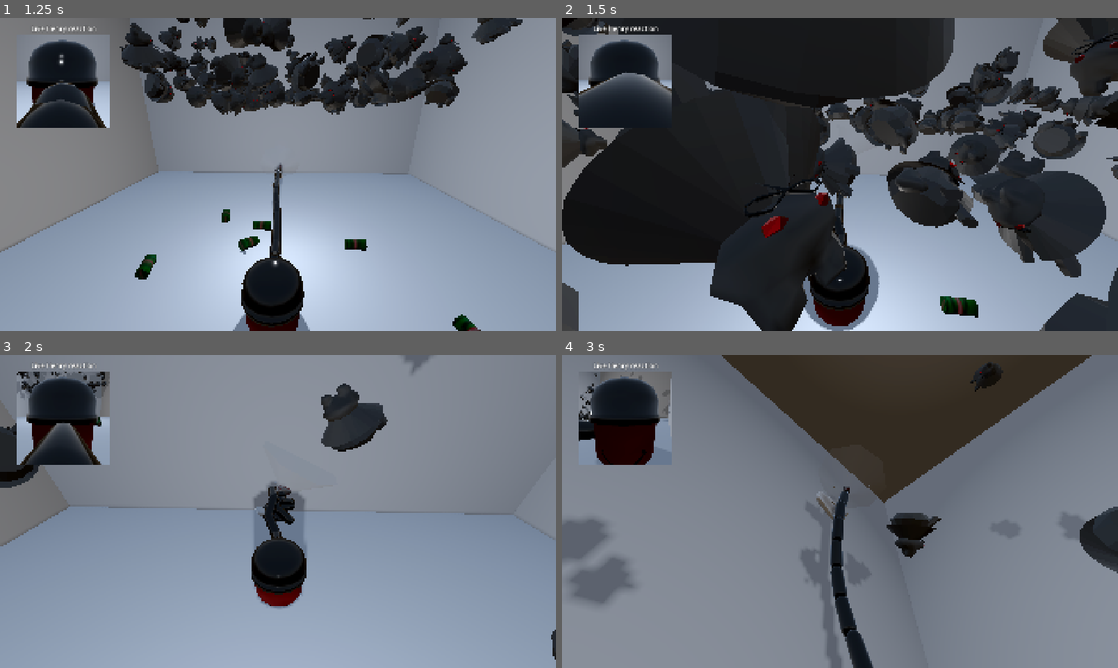
Above: before the commit, frames 1-4 (two rows, left to right).
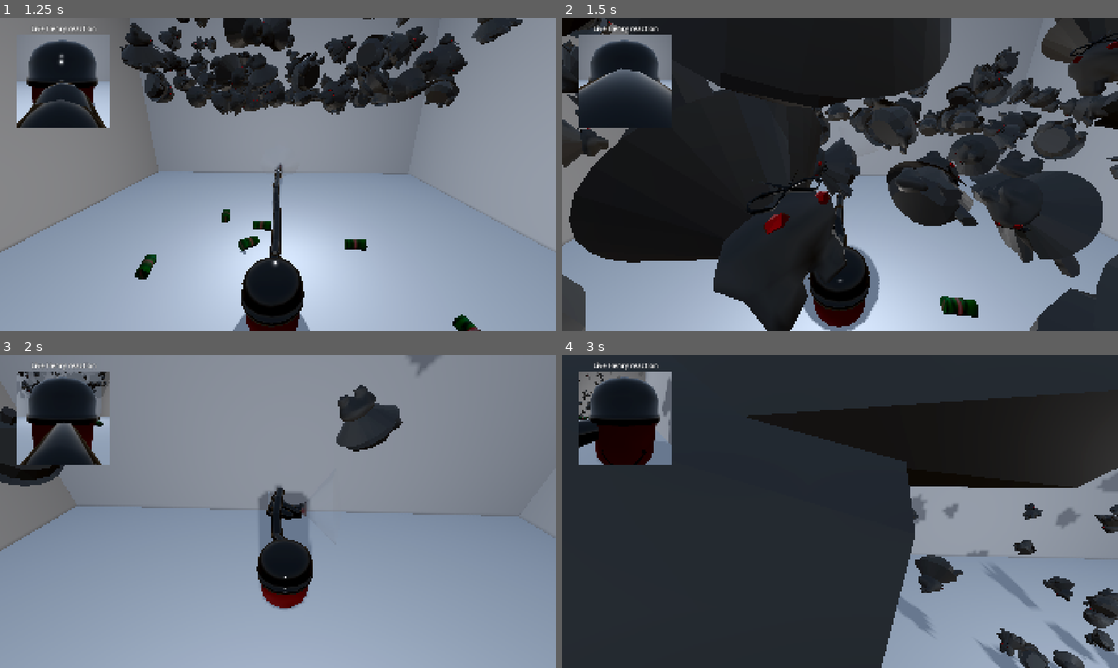
Above: after the commit, the same moments.

Repository: AleksGameJam/game-jam-2026
Game: Godot game, scene res://enemies/RoomWithEnemies.tscn
The game is run twice, just before and just after one commit, with the same random seed, the same clock (stepped at 60 frames per second) and the same inputs. This scene is started directly instead of the project's main scene. Sound files missing from this copy of the repository are replaced by a short silence.
Inputs:
- Up to frame 1 (1.25 s): hold E (rotate_right) from 0.53 s (still down); hold Space (turbo_mode) from 0.53 s (still down)
- Up to frame 2 (1.5 s): release E (rotate_right) at 1.28 s; release Space (turbo_mode) at 1.28 s; hold Down (ui_down) from 1.28 s (still down); tap Space (turbo_mode) at 1.35 s
- Up to frame 3 (2 s): keep holding Down (ui_down)
- Up to frame 4 (3 s): release Down (ui_down) at 2.03 s; hold E (rotate_right) 2.03-2.78 s; hold Space (turbo_mode) 2.03-2.78 s; hold Up (ui_up) from 2.78 s (still down); tap Space (turbo_mode) at 2.85 s

Frame 1 is identical in both runs. In frame 2, 4.5% of the frame differs, in the area x 0-100%, y 0-100%; in frame 3, 4.0%; in frame 4, 80%.

Commit message:
fix the sucker movement

Diff:
--- a/scripts/suckscript.gd
+++ b/scripts/suckscript.gd
@@ -8,6 +8,7 @@
 var upDog = Vector3.UP
 
 @onready var vacuum_sound = get_tree().get_first_node_in_group("vacuum_sound")
+@onready var camera = get_viewport().get_camera_3d()
 
 # Called when the node enters the scene tree for the first time.
 func _ready() -> void:
@@ -37,9 +38,23 @@
 	suckForce = baseSuckForce
 
 	var input_dir = Input.get_vector("ui_left", "ui_right", "ui_down", "ui_up")
-	#apply_torque(Vector3(input_dir.y*200, input_dir.x*-200, 0))
-	apply_torque(Vector3(0, input_dir.x*liftForce, 0))
 
+	var camera_right = camera.global_transform.basis.x
+	var camera_forward = -camera.global_transform.basis.z
+
+	# Holder bevegelsen langs gulvet
+	camera_right.y = 0
+	camera_forward.y = 0
+
+	camera_right = camera_right.normalized()
+	camera_forward = camera_forward.normalized()
+
+	var move_direction = camera_right * input_dir.x + camera_forward * input_dir.y
+
+	if move_direction.length() > 1.0:
+		move_direction = move_direction.normalized()
+
+	apply_central_force(move_direction * 100.0)
 
 	#apply_central_force()
 	pass
